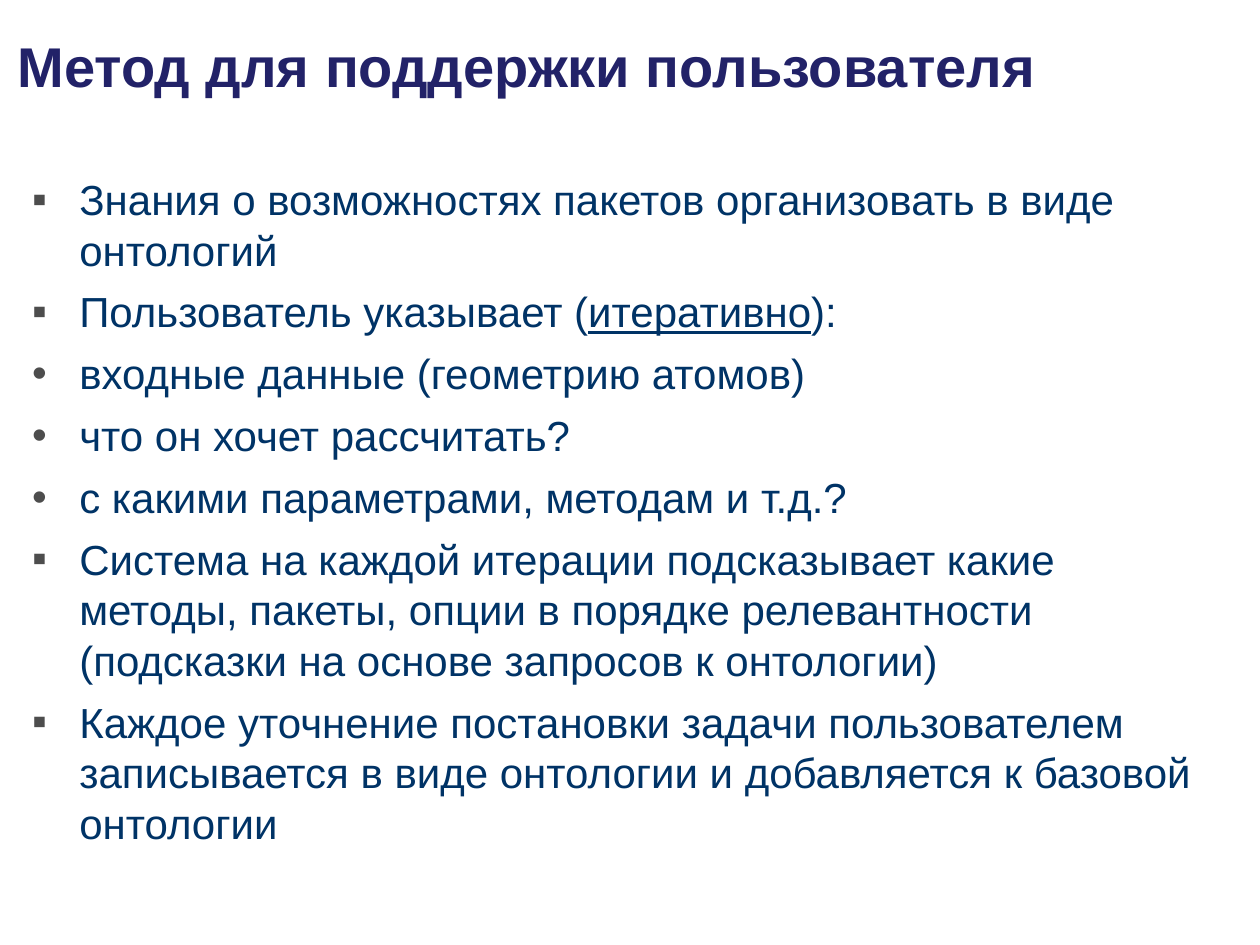
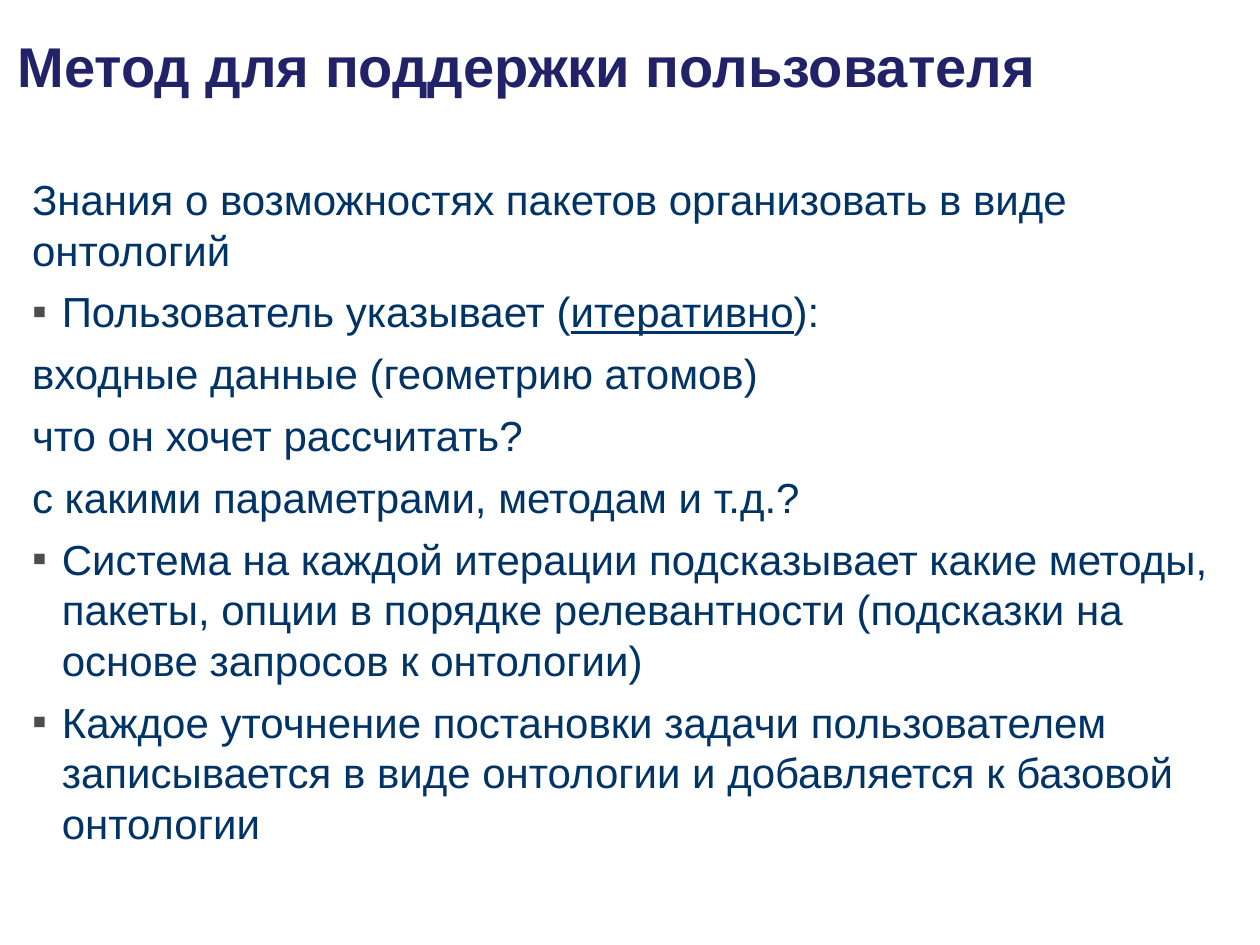
Before and after one commit to podtelkin/NII-NKT, a slide deck: slide 8 of master/master.ppt. Drawn at 1260x945 pixels with LibreOffice and Linux fonts; fonts in the diff are those of the drawing; background and template pictures are left out. Boxes give left, top, right and bottom in pixels: in the first picture for what was removed or moved away, otherwise in the second. Text is boxed around its words. In the diff, an @@ line names an element or a change of style, - is before the commit and + after.

```diff
--- a/master/master.ppt
+++ b/master/master.ppt
@@ text "Знания о возможностях пакетов организовать ..." at (32, 185, 1207, 840): bullet ▪ to none; indent changed; bullet • to none @@
```
Also in this commit, not shown: 12 other slides changed.
